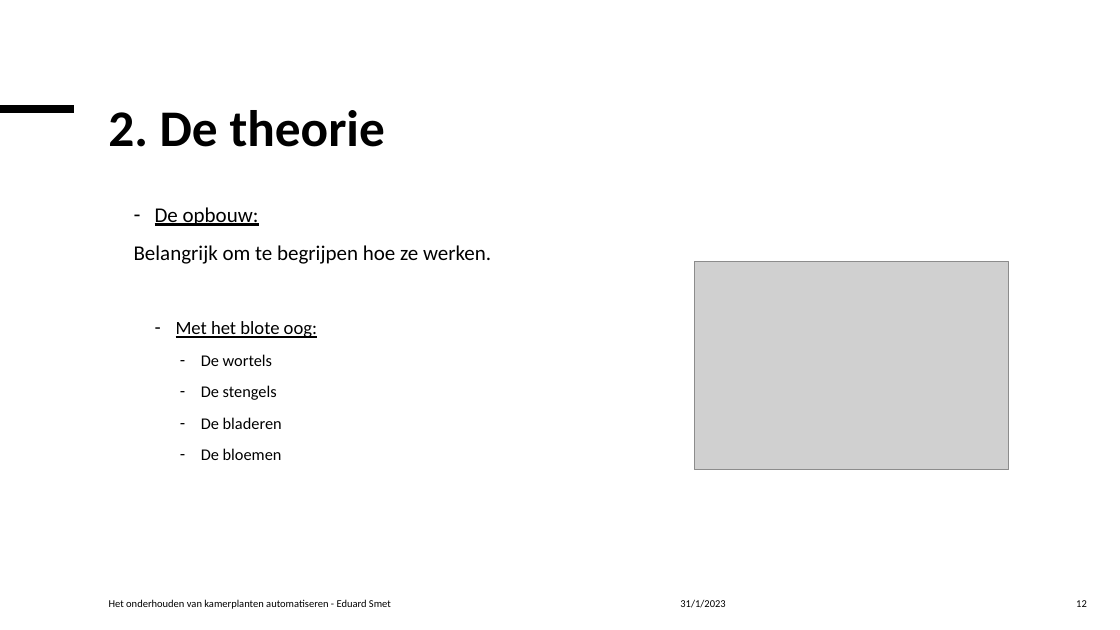
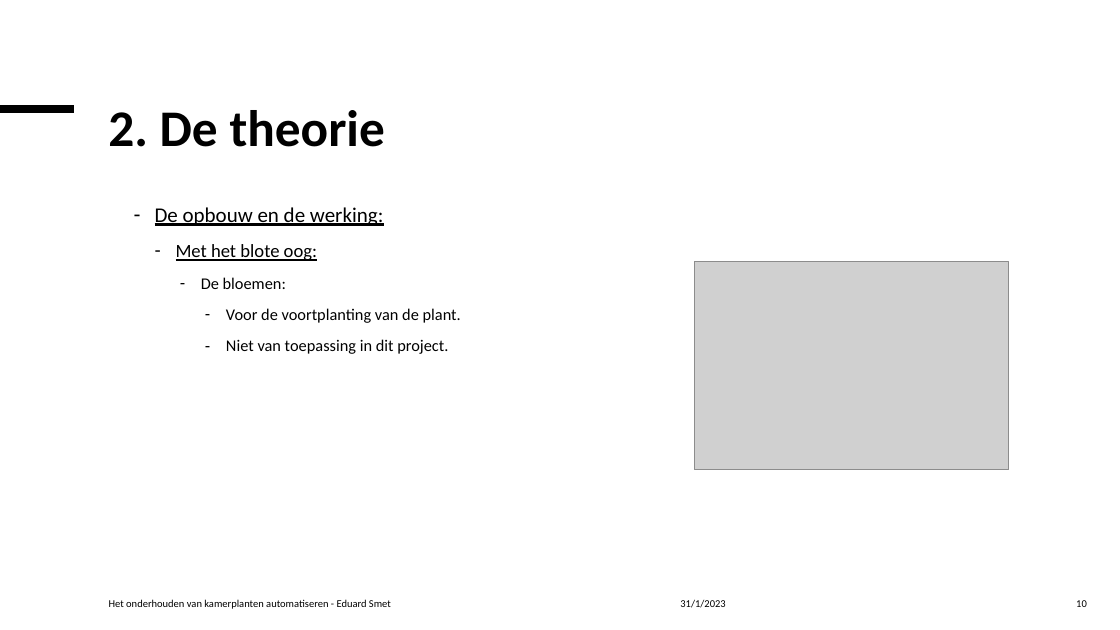
Before and after one commit to Celarye/syfinalproject, a slide deck: slide 10 of FinalProject.pptx (slide 12 before the commit). Drawn at 1120x630 pixels with LibreOffice and Linux fonts; fonts in the diff are those of the drawing; grey boxes stand for pictures. Boxes give left, top, right and bottom in pixels: in the first picture for what was removed or moved away, otherwise in the second. Text is boxed around its words. In the diff, an @@ line names an element or a change of style, - is before the commit and + after.

```diff
--- a/FinalProject.pptx
+++ b/FinalProject.pptx
@@ text at box(155, 207, 383, 226): text changed @@
-  – De opbouw:
-  Belangrijk om te begrijpen hoe ze werken.
+  – De opbouw en de werking:
@@ text at box(201, 277, 461, 354): text changed @@
-      – De wortels
-      – De stengels
-      – De bladeren
-      – De bloemen
+      – De bloemen:
+        – Voor de voortplanting van de plant.
+        – Niet van toepassing in dit project.
@@ page number at box(1076, 600, 1087, 607): text changed @@
-12
+10
```
Also in this commit, not shown: 20 other slides changed, 4 slides added.
